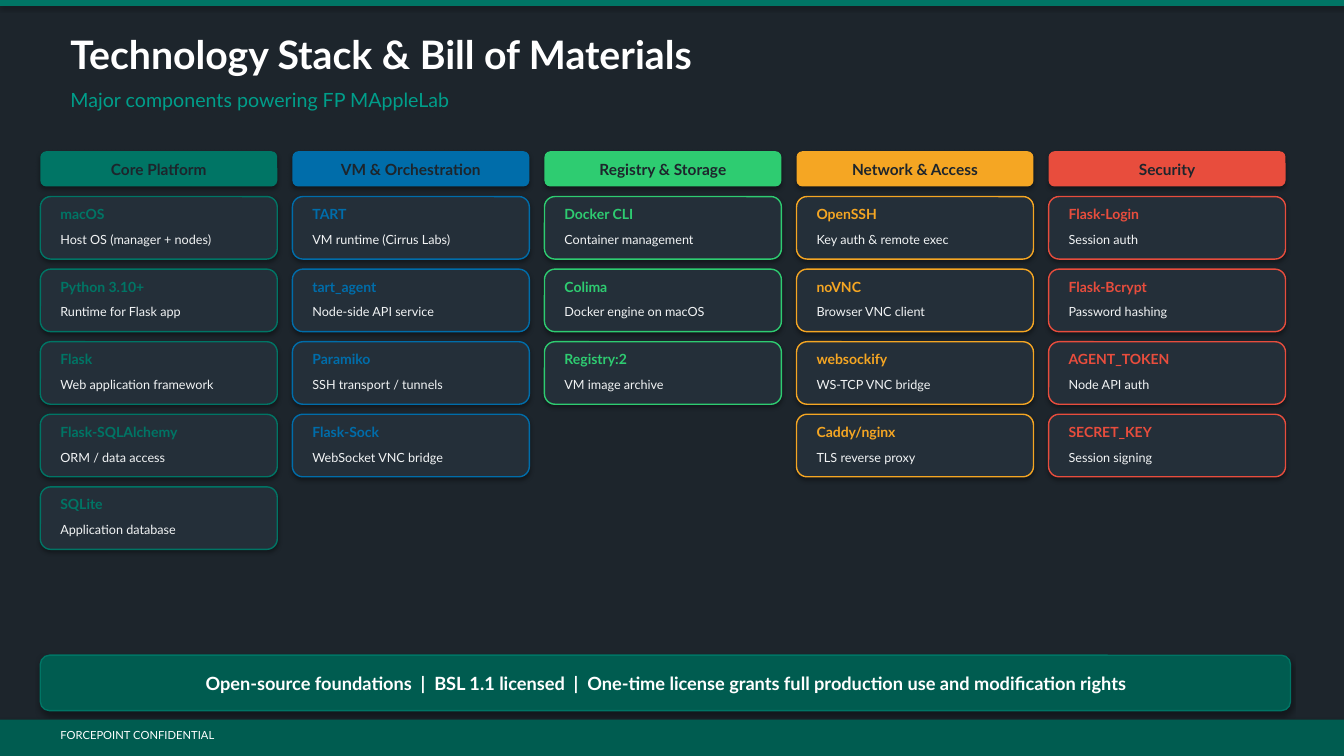
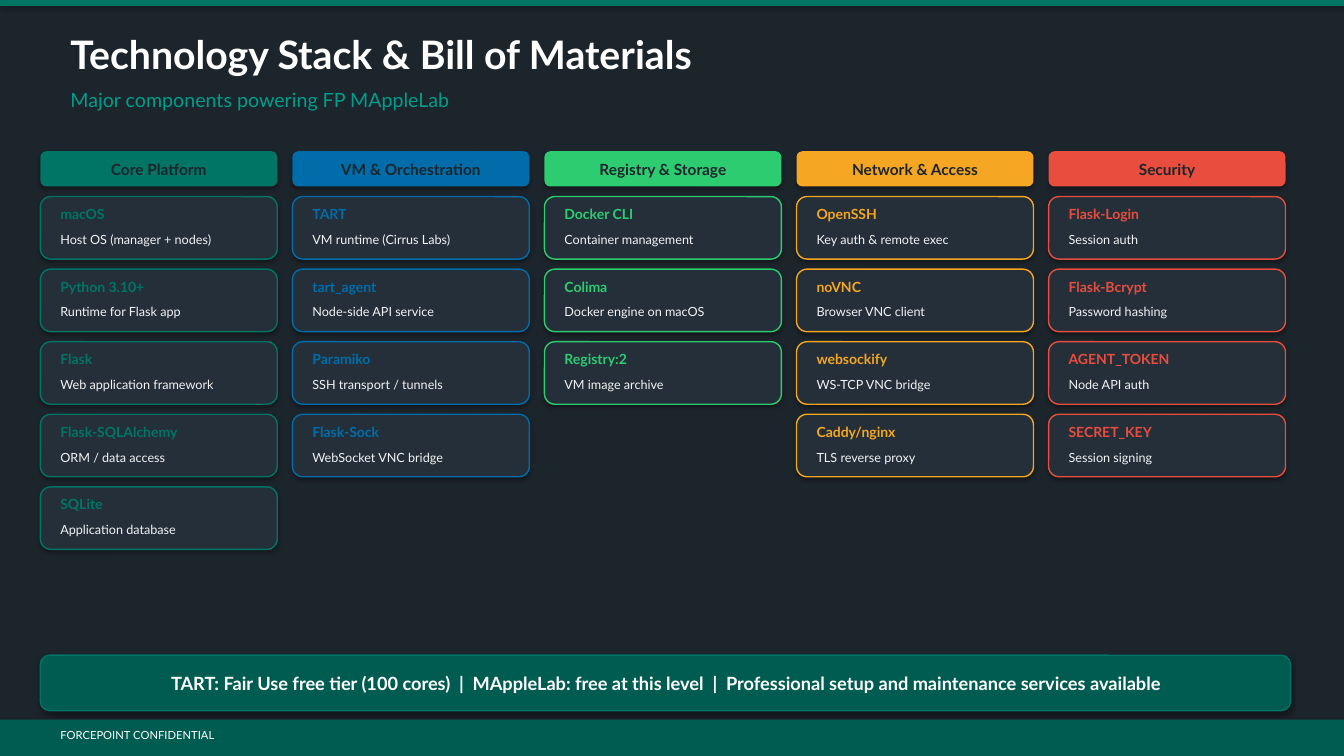
Before and after one commit to sabatico/MappleLab, a slide deck: slide 16 of docs/PR/FP_MAppleLab_Executive_Presentation.pptx. Drawn at 1344x756 pixels with LibreOffice and Linux fonts; fonts in the diff are those of the drawing. Boxes give left, top, right and bottom in pixels: in the first picture for what was removed or moved away, otherwise in the second. Text is boxed around its words. In the diff, an @@ line names an element or a change of style, - is before the commit and + after.

```diff
--- a/docs/PR/FP_MAppleLab_Executive_Presentation.pptx
+++ b/docs/PR/FP_MAppleLab_Executive_Presentation.pptx
@@ text at bbox=[171, 676, 1160, 693]: text changed @@
-Open-source foundations | BSL 1.1 licensed | One-time license grants full production use and modification rights
+TART: Fair Use free tier (100 cores) | MAppleLab: free at this level | Professional setup and maintenance services available
```
Also in this commit, not shown: 5 other slides changed, 1 slide added, 3 other files.
